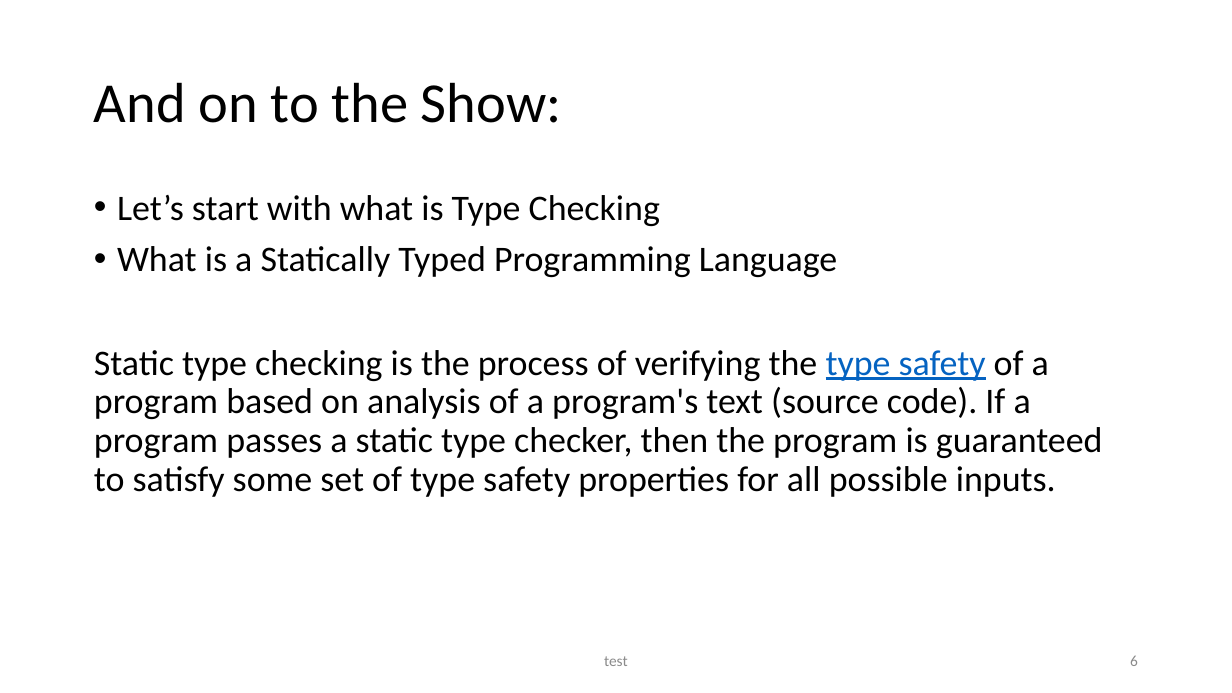
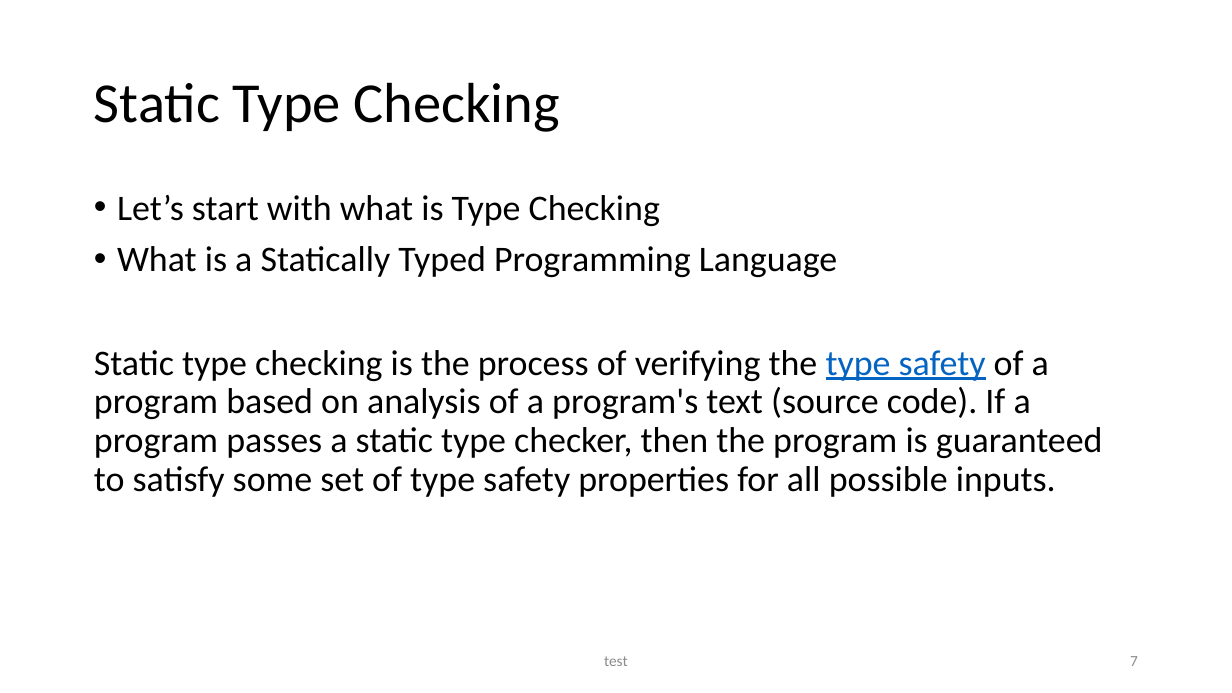
Before and after one commit to seanwestfall/algorithm_w_presentation, a slide deck: slide 6 of Presentation1.pptx (slide 5 before the commit). Drawn at 1232x693 pixels with LibreOffice and Linux fonts; fonts in the diff are those of the drawing. Boxes give left, top, right and bottom in pixels: in the first picture for what was removed or moved away, otherwise in the second. Text is boxed around its words. In the diff, an @@ line names an element or a change of style, - is before the commit and + after.

```diff
--- a/Presentation1.pptx
+++ b/Presentation1.pptx
@@ title at (94,82,560,132): text changed @@
-And on to the Show:
+Static Type Checking
@@ page number at (1130,656,1138,666): text changed @@
-6
+7
```
Also in this commit, not shown: 4 other slides changed, 2 slides added, 3 other files.
